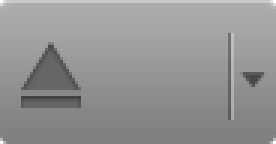
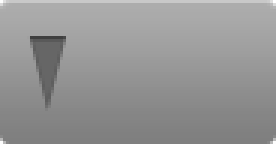
Layered file, before and after one edit (276×144). Changes by layer:
hid group "Menu icon" (2 layers) over left=228, top=33, right=234, bottom=120
hid "line copy" over left=228, top=33, right=234, bottom=120
